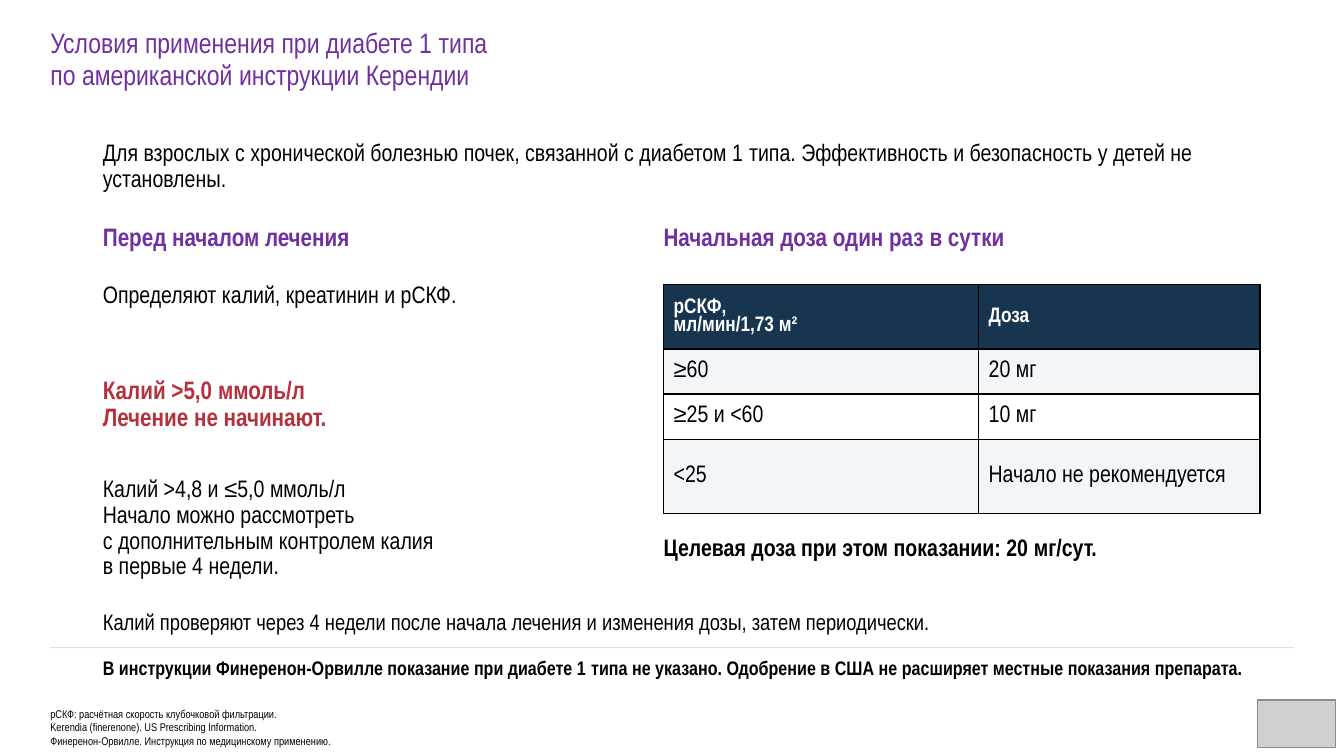
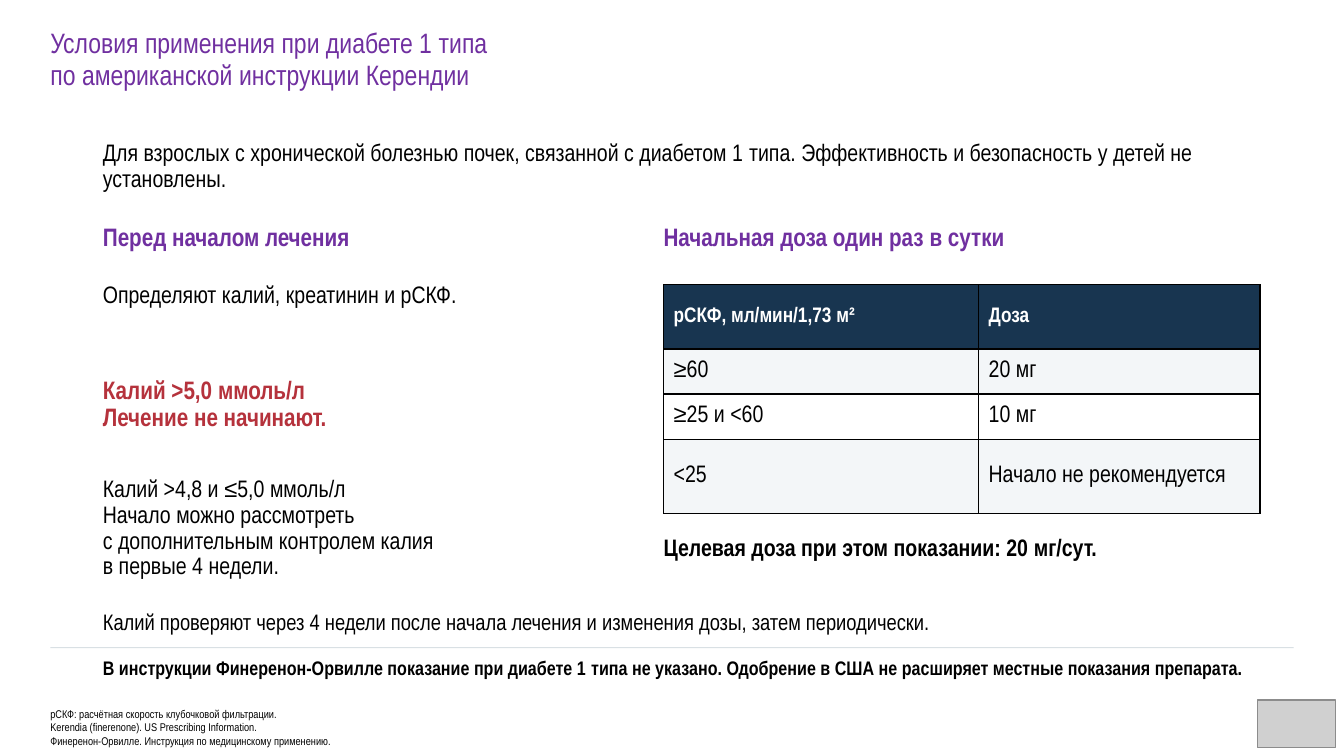
Before and after one commit to drabdulbosit1-eng/my-test-cloud, a slide deck: slide 46 of finerenone/Finerenone_Levin_reviewed.pptx. Drawn at 1344x756 pixels with LibreOffice and Linux fonts; fonts in the diff are those of the drawing; grey boxes stand for pictures. Boxes give left, top, right and bottom in pixels: in the first picture for what was removed or moved away, otherwise in the second. Text is boxed around its words. In the diff, an @@ line names an element or a change of style, - is before the commit and + after.

```diff
--- a/finerenone/Finerenone_Levin_reviewed.pptx
+++ b/finerenone/Finerenone_Levin_reviewed.pptx
@@ table at (x1=663, y1=285, x2=1259, y2=514) @@
-row 1, column 1: рСКФ, / мл/мин/1,73 м²
+row 1, column 1: рСКФ, мл/мин/1,73 м²
```
Also in this commit, not shown: 1 other file.
